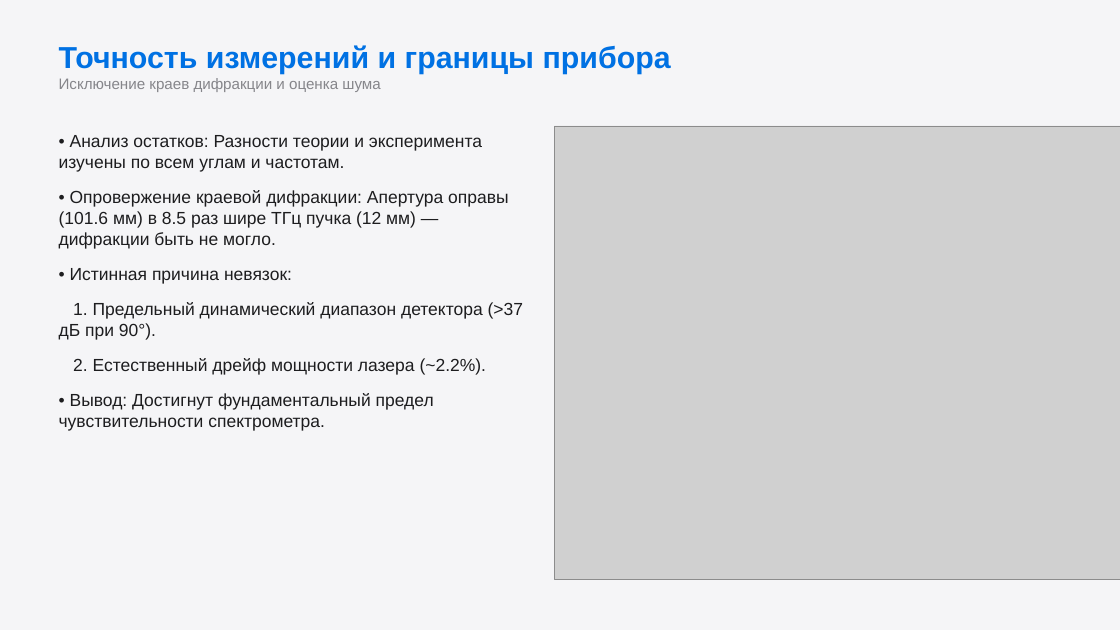
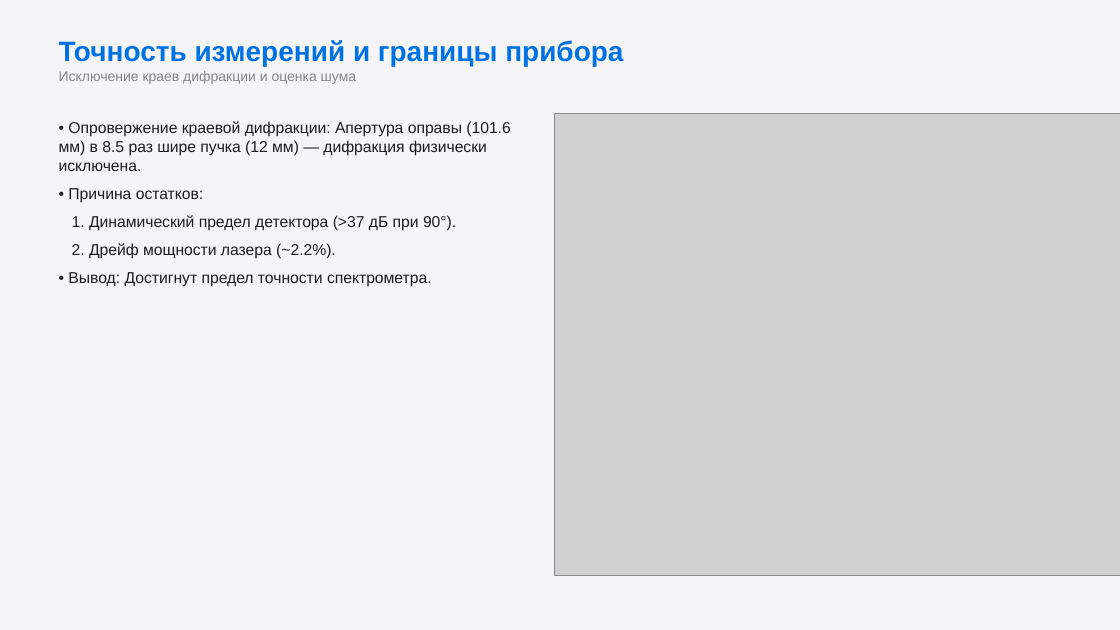
Before and after one commit to brattri3/THz-Unified-Optimizer, a slide deck: slide 7 of docs/artifacts/presentation_v2.pptx. Drawn at 1120x630 pixels with LibreOffice and Linux fonts; fonts in the diff are those of the drawing; grey boxes stand for pictures. Boxes give left, top, right and bottom in pixels: in the first picture for what was removed or moved away, otherwise in the second. Text is boxed around its words. In the diff, an @@ line names an element or a change of style, - is before the commit and + after.

```diff
--- a/docs/artifacts/presentation_v2.pptx
+++ b/docs/artifacts/presentation_v2.pptx
@@ text "Точность измерений и границы прибора" at (x1=59, y1=40, x2=623, y2=84): size 26 to 24 pt in "Точность измерений и границы прибора"; size 13 to 12 pt in "Исключение краев дифракции и оценка шума" @@
@@ picture resized from (x1=555, y1=126, x2=1120, y2=580) to (x1=555, y1=113, x2=1120, y2=576) @@
@@ text at (x1=59, y1=121, x2=510, y2=287): text changed; size 15 to 13.5 pt @@
-• Анализ остатков: Разности теории и эксперимента изучены по всем углам и частотам.
-• Опровержение краевой дифракции: Апертура оправы (101.6 мм) в 8.5 раз шире ТГц пучка (12 мм) — дифракции быть не могло.
-• Истинная причина невязок:
-1. Предельный динамический диапазон детектора (>37 дБ при 90°).
-2. Естественный дрейф мощности лазера (~2.2%).
-• Вывод: Достигнут фундаментальный предел чувствительности спектрометра.
+• Опровержение краевой дифракции: Апертура оправы (101.6 мм) в 8.5 раз шире пучка (12 мм) — дифракция физически исключена.
+• Причина остатков:
+1. Динамический предел детектора (>37 дБ при 90°).
+2. Дрейф мощности лазера (~2.2%).
+• Вывод: Достигнут предел точности спектрометра.
```
Also in this commit, not shown: 8 other slides changed, 4 other files.
